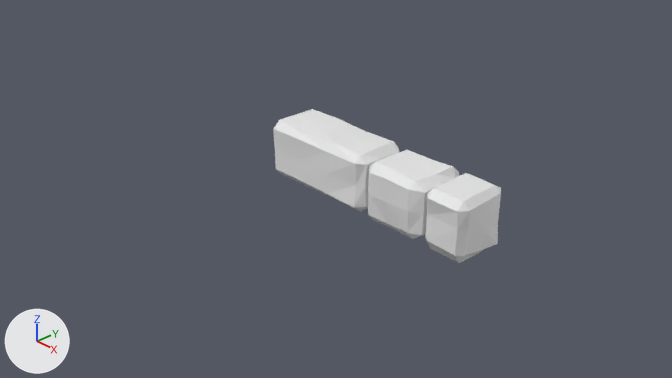
A saved change to the Blender file Blender/LowPolyWellTutorial.blend.
Rendered twice from the file's camera 'Camera'. Every picture has the same lights, and +X, +Y and +Z are marked at lower left. The same objects are shown in both versions, whatever each file hides.
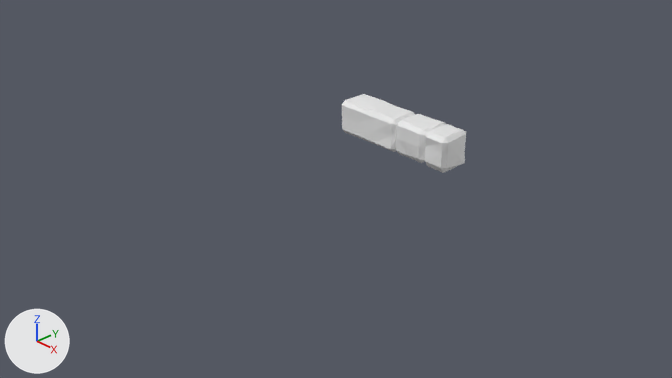
What differs and where, as boxes (x1, y1, x2, y2) in the pictures (672 x 378 px):
'Cube.003', moved, rescaled (42% narrower, 43% shorter): before (273, 109, 399, 211); after (342, 94, 415, 152)
'Cube.001', moved, rescaled (45% narrower, 45% shorter): before (425, 173, 501, 263); after (425, 124, 466, 173)
'Cube.004', moved, rescaled (45% narrower, 44% shorter): before (368, 150, 459, 239); after (396, 114, 446, 163)

Diff of the bpy script that builds the scene:
```diff
--- a/Blender/LowPolyWellTutorial.blend.py
+++ b/Blender/LowPolyWellTutorial.blend.py
@@ ob_cube_003 @@
 ob_cube_003 = bpy.data.objects.new('Cube.003', me_cube_003)
-ob_cube_003.location = (0.0, 0.0, 0.345)
+ob_cube_003.location = (0.697, 0.0, 1.013)
+ob_cube_003.scale = (0.546, 0.546, 0.546)
@@ ob_cube_004 @@
 ob_cube_004 = bpy.data.objects.new('Cube.004', me_cube_004)
-ob_cube_004.location = (1.599, 0.0, 0.321)
+ob_cube_004.location = (1.533, 0.0, 1.019)
 ob_cube_004.rotation_euler = (1.571, 0.0, 0.0)  # degrees (90, 0, 0)
+ob_cube_004.scale = (0.546, 0.546, 0.546)
@@ ob_cube_001 @@
 ob_cube_001 = bpy.data.objects.new('Cube.001', me_cube_005)
-ob_cube_001.location = (1.962, 0.0, -0.018)
+ob_cube_001.location = (1.669, 0.0, 0.834)
 ob_cube_001.rotation_euler = (1.571, 1.571, 0.0)  # degrees (90, 90, 0)
-ob_cube_001.scale = (0.88, 0.773, 1.0)
+ob_cube_001.scale = (0.481, 0.422, 0.546)
```
